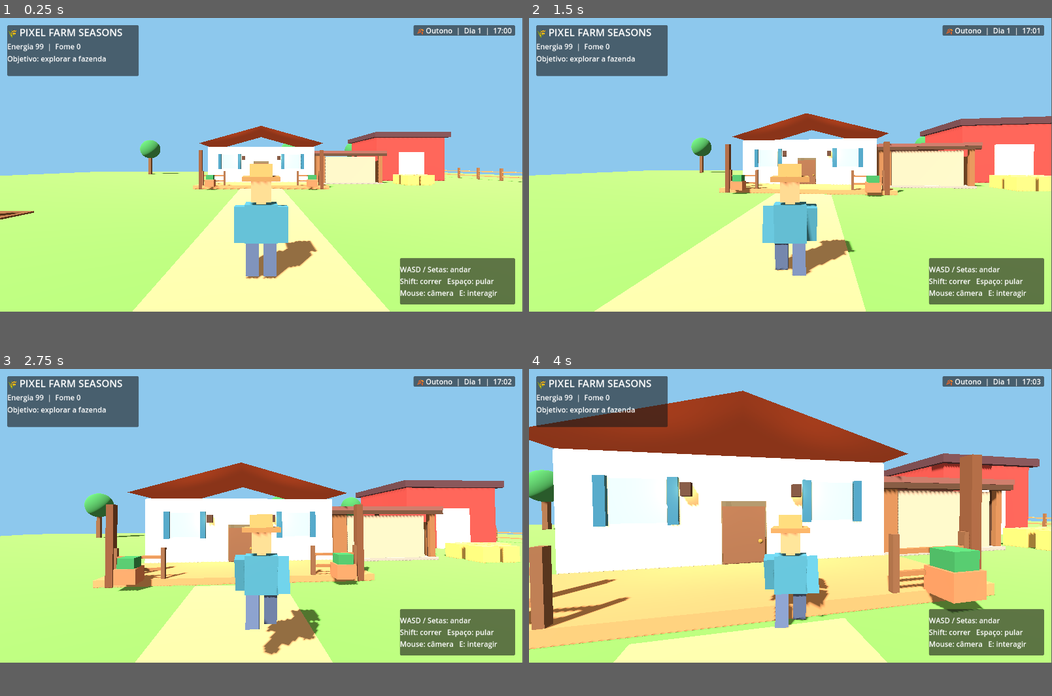
Above: before the commit, frames 1-4 (two rows, left to right).
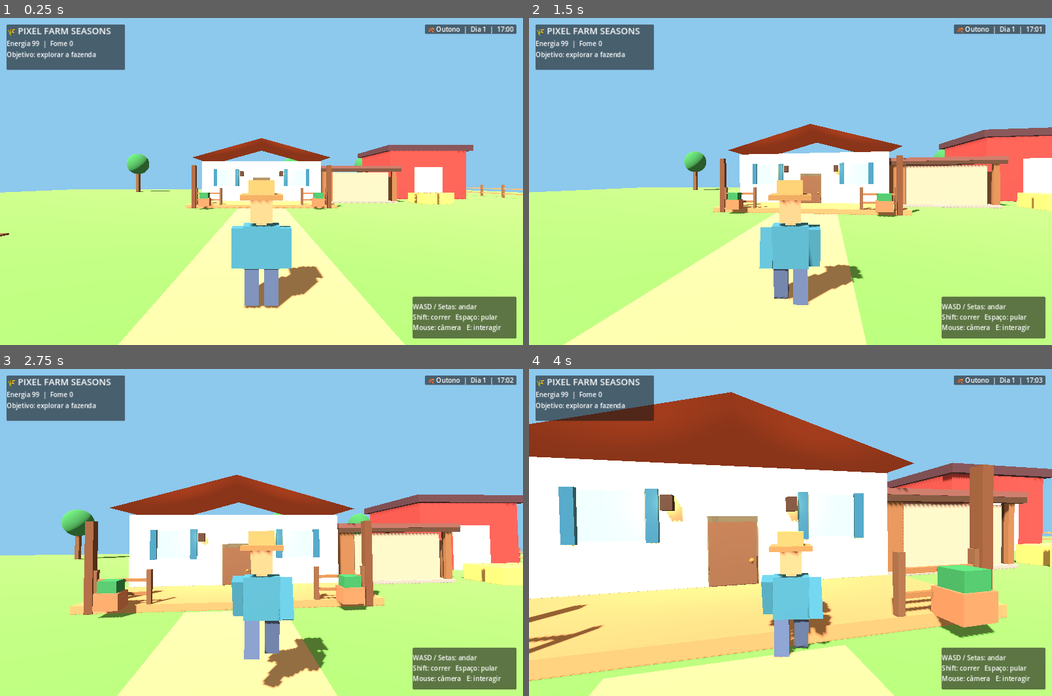
Above: after the commit, the same moments.

Repository: juniordev830/pixel-farm-seasons
Game: Godot game, scene res://main.tscn
Same seed, same stepped clock (60 frames per second), same inputs: the game is played once before the commit and once after it. After the commit the project has no main scene; this scene is started directly in both runs.
Inputs (mouse positions are in pixels of both pictures, inside the frame that each line leads up to):
- Up to frame 1 (0.25 s): no input
- Up to frame 2 (1.5 s): tap Enter (ui_accept) at 0.5, 0.77 s; move the mouse to (816, 165) at 0.52 s; hold Shift 0.53-1.28 s; hold Up (ui_up) from 0.53 s (still down); move the mouse to (764, 165) at 1.27 s; tap E at 1.35 s
- Up to frame 3 (2.75 s): keep holding Up (ui_up); tap Enter (ui_accept) at 1.52 s; move the mouse to (271, 509) at 2.02 s; hold Space from 2.03 s (still down)
- Up to frame 4 (4 s): keep holding Up (ui_up); move the mouse to (785, 519) at 2.77 s; release Space at 2.78 s; tap Shift at 2.85 s; tap Enter (ui_accept) at 3.02, 3.77 s; move the mouse to (827, 519) at 3.52 s; tap E at 3.6 s
In our replay, the window is 799x449 before the commit and 800x500 after it. These sizes can differ from the game's own. Grey fills any space a smaller window leaves; there, only what the larger window draws over its background counts as a difference.

The runs differ from the first frame. In frame 1, 28% of the frame differs, in the area x 0-100%, y 0-100%; in frame 2, 31%; in frame 3, 40%; in frame 4, 43%.

Commit message:
fix: usar projeto Godot 3D principal sem descartar protótipo de necessidades

Diff:
--- a/godot/project.godot
+++ b/godot/project.godot
@@ -1,9 +1,52 @@
+; Pixel Farm Seasons — prototype 3D
+; Open THIS directory (godot/) as a Godot 4.3+ project.
 config_version=5
 
 [application]
-config/name="Pixel Farm Seasons - 3D Prototype"
-run/main_scene="res://main.tscn"
+config/name="Pixel Farm Seasons — Fazenda 3D"
+run/main_scene="res://scenes/farm_world.tscn"
+config/features=PackedStringArray("4.3", "GL Compatibility")
+
+[display]
+window/size/viewport_width=1280
+window/size/viewport_height=800
+window/stretch/mode="canvas_items"
 
 [rendering]
 renderer/rendering_method="gl_compatibility"
 renderer/rendering_method.mobile="gl_compatibility"
+textures/default_filters/use_nearest_mipmap_filter=false
+
+[input]
+move_left={
+"deadzone":0.2,
+"events":[Object(InputEventKey,"physical_keycode":65)]
+}
+move_right={
+"deadzone":0.2,
+"events":[Object(InputEventKey,"physical_keycode":68)]
+}
+move_forward={
+"deadzone":0.2,
+"events":[Object(InputEventKey,"physical_keycode":87)]
+}
+move_back={
+"deadzone":0.2,
+"events":[Object(InputEventKey,"physical_keycode":83)]
+}
+jump={
+"deadzone":0.2,
+"events":[Object(InputEventKey,"physical_keycode":32)]
+}
+sprint={
+"deadzone":0.2,
+"events":[Object(InputEventKey,"physical_keycode":4194325)]
+}
+crouch={
+"deadzone":0.2,
+"events":[Object(InputEventKey,"physical_keycode":4194326)]
+}
+toggle_camera={
+"deadzone":0.2,
+"events":[Object(InputEventKey,"physical_keycode":86)]
+}
